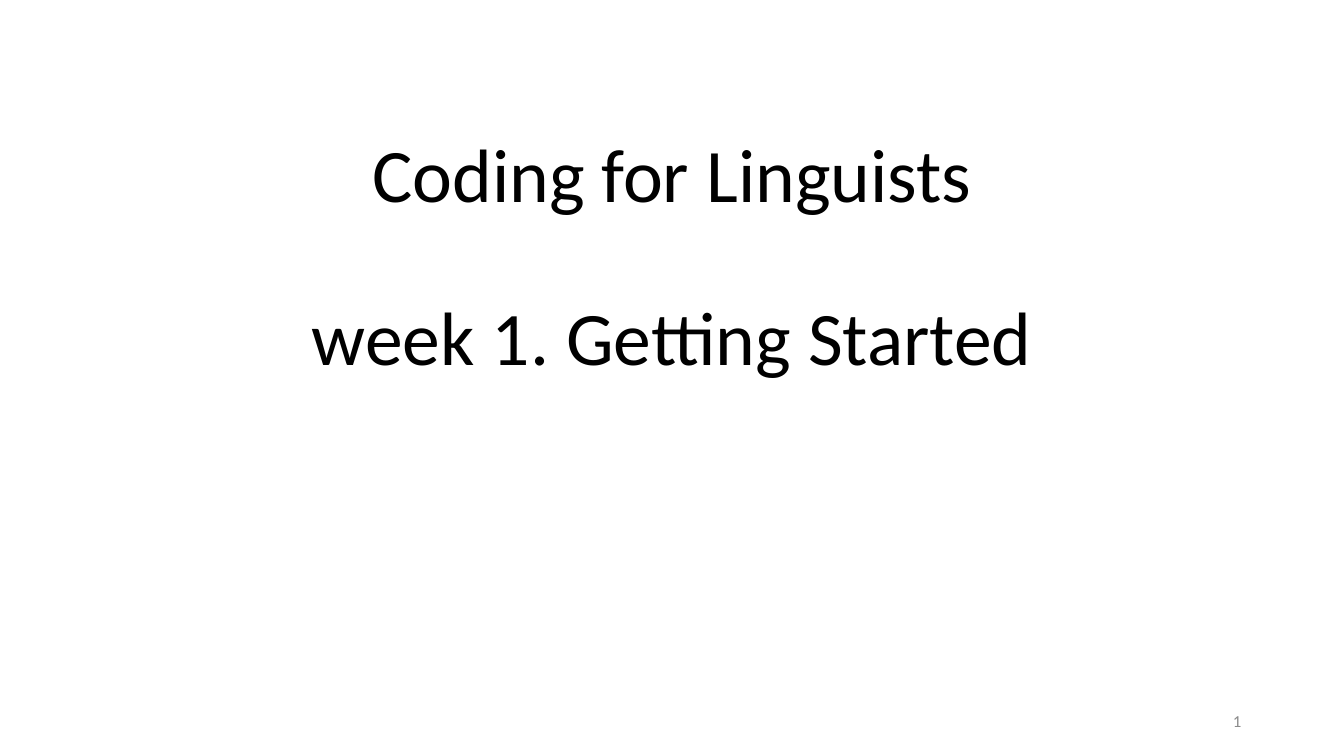
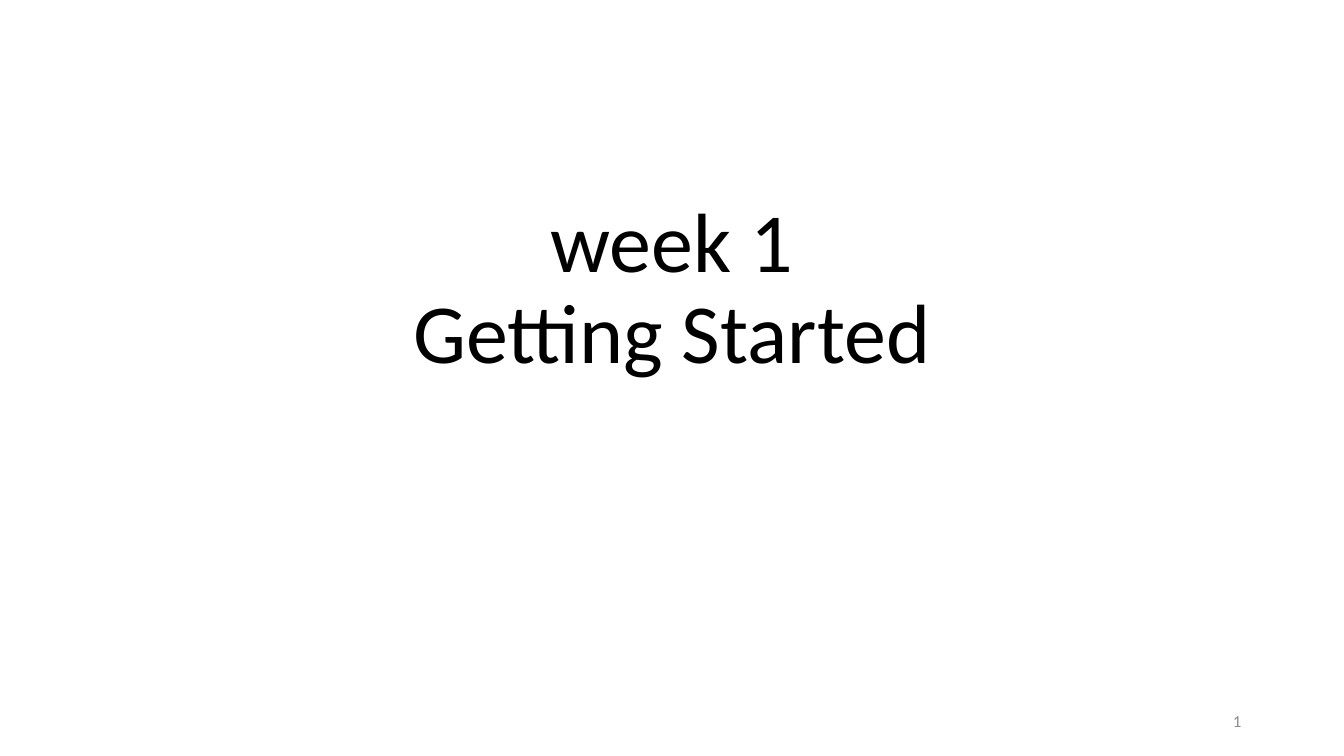
Before and after one commit to greenspangle/LIN7077_Humanities, a slide deck: slide 1 of w1_getting_started/lesson/w1_getting_started.pptx. Drawn at 1344x756 pixels with LibreOffice and Linux fonts; fonts in the diff are those of the drawing. Boxes give left, top, right and bottom in pixels: in the first picture for what was removed or moved away, otherwise in the second. Text is boxed around its words. In the diff, an @@ line names an element or a change of style, - is before the commit and + after.

```diff
--- a/w1_getting_started/lesson/w1_getting_started.pptx
+++ b/w1_getting_started/lesson/w1_getting_started.pptx
@@ title at (413, 213, 930, 378): text changed; size 54 to 60 pt @@
-Coding for Linguists
-week 1. Getting Started
+week 1
+Getting Started
```
Also in this commit, not shown: 5 other slides changed, 16 other files.
